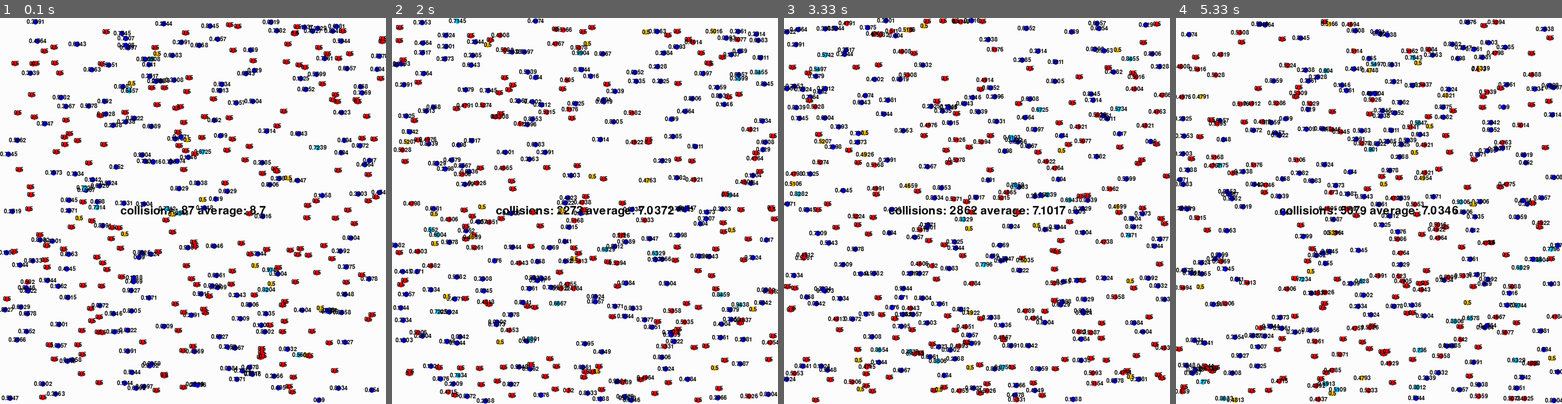
Above: before the commit, frames 1-4 (left to right).
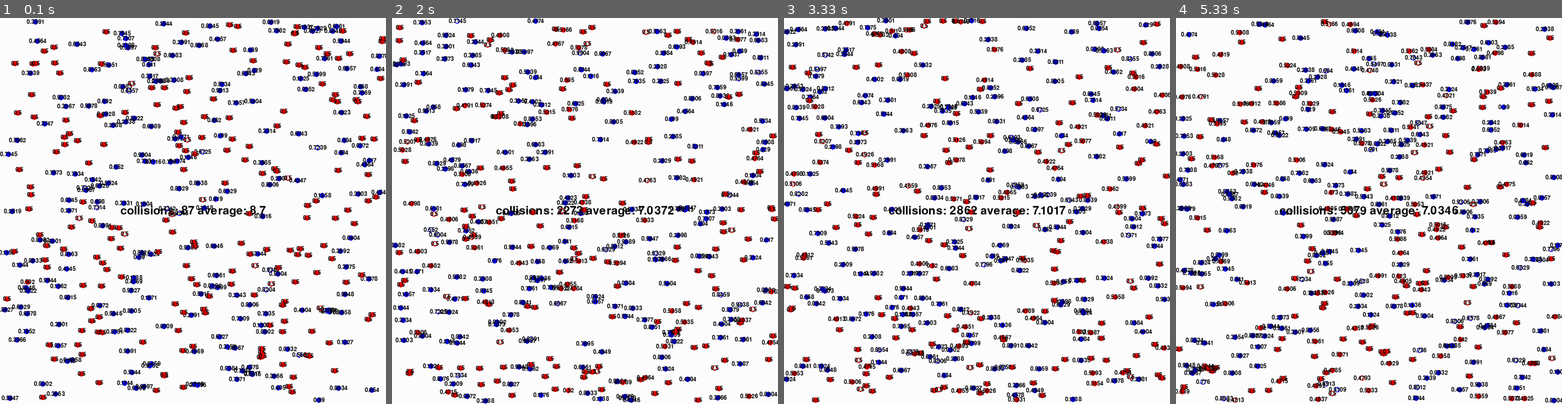
Above: after the commit, the same moments.

Repository: courtiol/choosiness
Game: pygame game, started from simulate.py
The game is run twice, just before and just after one commit, with the same random seed, the same clock (stepped at 60 frames per second) and the same inputs.
Inputs:
- Up to frame 1 (0.1 s): no input
- Up to frame 2 (2 s): hold Right 0.33-0.8 s; hold Right 0.83-1.3 s; hold Left 1.33-1.87 s; hold Left from 1.9 s (still down)
- Up to frame 3 (3.33 s): release Left at 2.37 s; hold Right 2.4-3.03 s; hold Left from 3.07 s (still down)
- Up to frame 4 (5.33 s): release Left at 3.53 s; hold Right 3.57-4.03 s; hold Right 4.07-4.53 s; hold Left 4.57-5.1 s; hold Left from 5.13 s (still down)

The runs differ from the first frame. In frame 1, 0.3% of the frame differs, in the area x 19-86%, y 8-89%; in frame 2, 0.5%; in frame 3, 0.5%; in frame 4, 0.6%, in the area x 5-99%, y 0-100%.

Commit message:
changed visualisation of latency of individuals

Diff:
--- a/Visualization/VisualizationWithPygame.py
+++ b/Visualization/VisualizationWithPygame.py
@@ -110,9 +110,9 @@
         CVisualizationWithPygame.__init__(self,simulation)
         self.colour_of_environment = (255,255,255)
         self.colour_of_males = (0, 0, 255) #blue
-        self.colour_male_latency = (0,200,255)
+        self.thickness_latency = 2
+        self.thickness_available = 0
         self.colour_of_females = (255, 0, 0) #red
-        self.colour_female_latency = (255,200,0)
         self.colour_of_dead_individual = (0, 0, 0) #black
 
     def drawSimulation(self):
@@ -147,18 +147,22 @@
         :param individual:individual which is drawn.
         :return:
         """
-        thickness = 0
+        # thickness = 2
         if (individual.get_gender() == CIndividual.MALE):
             if individual.state == CIndividual.IN_LATENCY:
-                pygame.draw.circle(screen, self.colour_male_latency, (int(individual.x), int(individual.y)), self.simulation.env.objectSize, thickness)
+                pygame.draw.circle(screen, self.colour_of_males, (int(individual.x), int(individual.y)),
+                                   self.simulation.env.objectSize, self.thickness_latency)
             else:
-                pygame.draw.circle(screen, self.colour_of_males, (int(individual.x), int(individual.y)), self.simulation.env.objectSize, thickness)
+                pygame.draw.circle(screen, self.colour_of_males, (int(individual.x), int(individual.y)),
+                                   self.simulation.env.objectSize, self.thickness_available)
             self.printTextOnScreen(str(round(individual.q,4)), int(individual.x), int(individual.y), 15)
         else:
             if individual.state == CIndividual.IN_LATENCY:
-                pygame.draw.circle(screen, self.colour_female_latency, (int(individual.x), int(individual.y)), self.simulation.env.objectSize, thickness)
+                pygame.draw.circle(screen, self.colour_of_females, (int(individual.x), int(individual.y)),
+                                   self.simulation.env.objectSize, self.thickness_latency)
             else:
-                pygame.draw.circle(screen, self.colour_of_females, (int(individual.x), int(individual.y)), self.simulation.env.objectSize, thickness)
+                pygame.draw.circle(screen, self.colour_of_females, (int(individual.x), int(individual.y)),
+                                   self.simulation.env.objectSize, self.thickness_available)
             self.printTextOnScreen(str(round(individual.phi,4)), int(individual.x), int(individual.y), 15)
 
     def __show_information_about_selected_individual(self):
